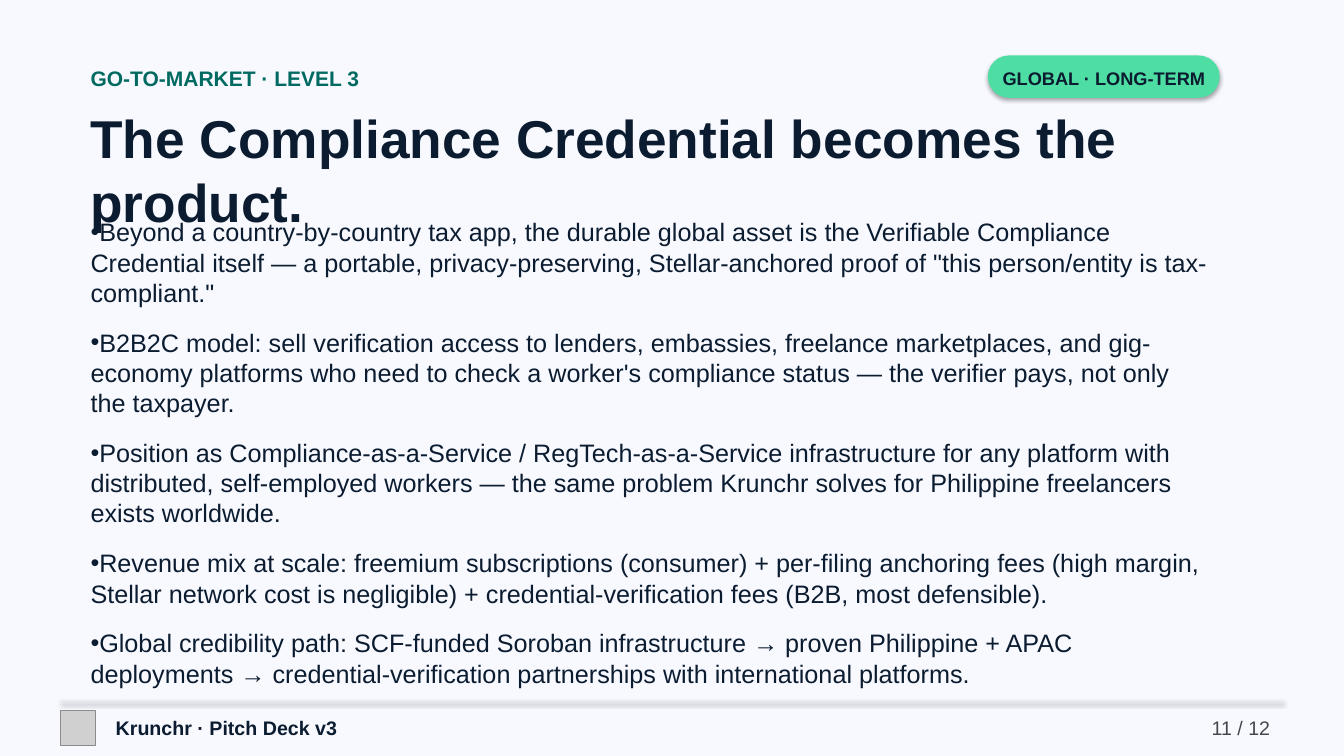
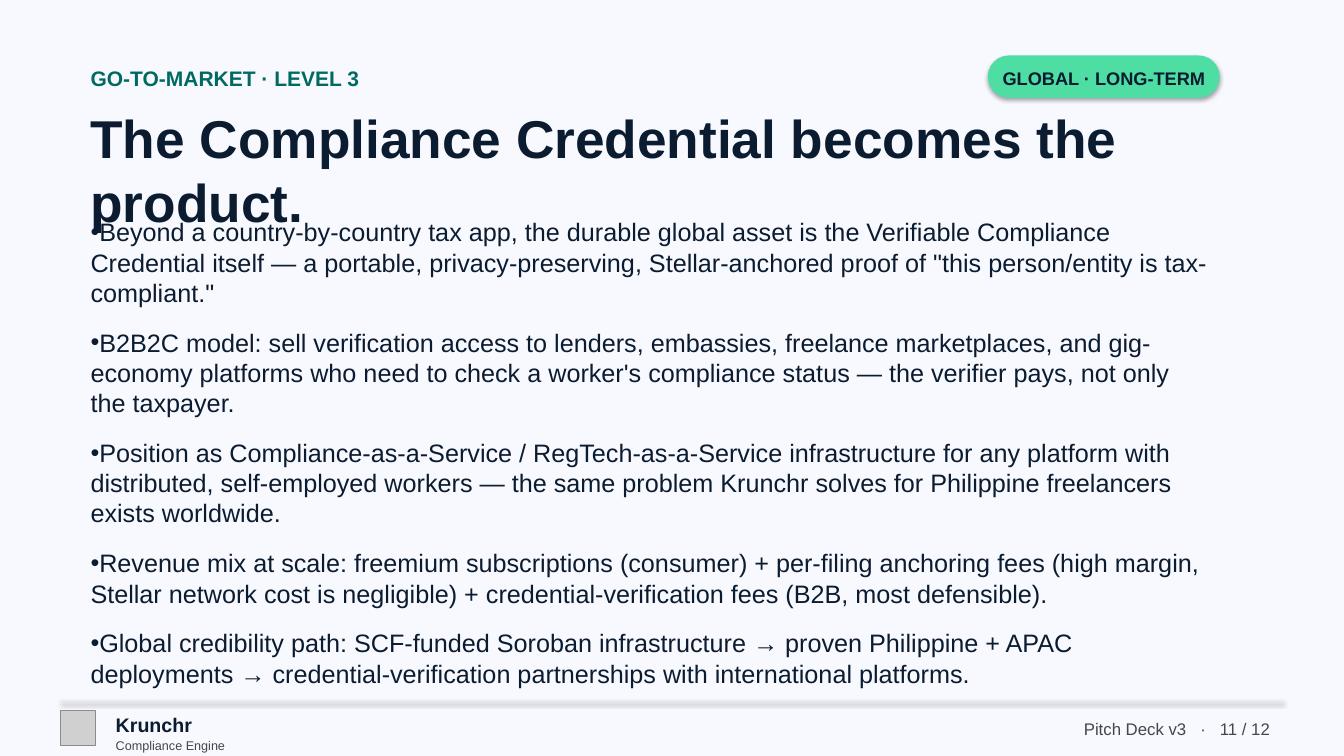
Before and after one commit to 0xhakua/Krunchr, a slide deck: slide 11 of docs/pitch-deck-v3.pptx. Drawn at 1344x756 pixels with LibreOffice and Linux fonts; fonts in the diff are those of the drawing; grey boxes stand for pictures. Boxes give left, top, right and bottom in pixels: in the first picture for what was removed or moved away, otherwise in the second. Text is boxed around its words. In the diff, an @@ line names an element or a change of style, - is before the commit and + after.

```diff
--- a/docs/pitch-deck-v3.pptx
+++ b/docs/pitch-deck-v3.pptx
@@ text at (116, 717, 192, 732): text changed @@
-Krunchr · Pitch Deck v3
+Krunchr
@@ text added at (116, 741, 225, 753), 9 pt, text #45464D @@
+Compliance Engine
@@ text at (1084, 723, 1270, 735): text changed; size 14 to 12 pt @@
-11 / 12
+Pitch Deck v3 · 11 / 12
```
Also in this commit, not shown: 11 other slides changed, 1 other file.
